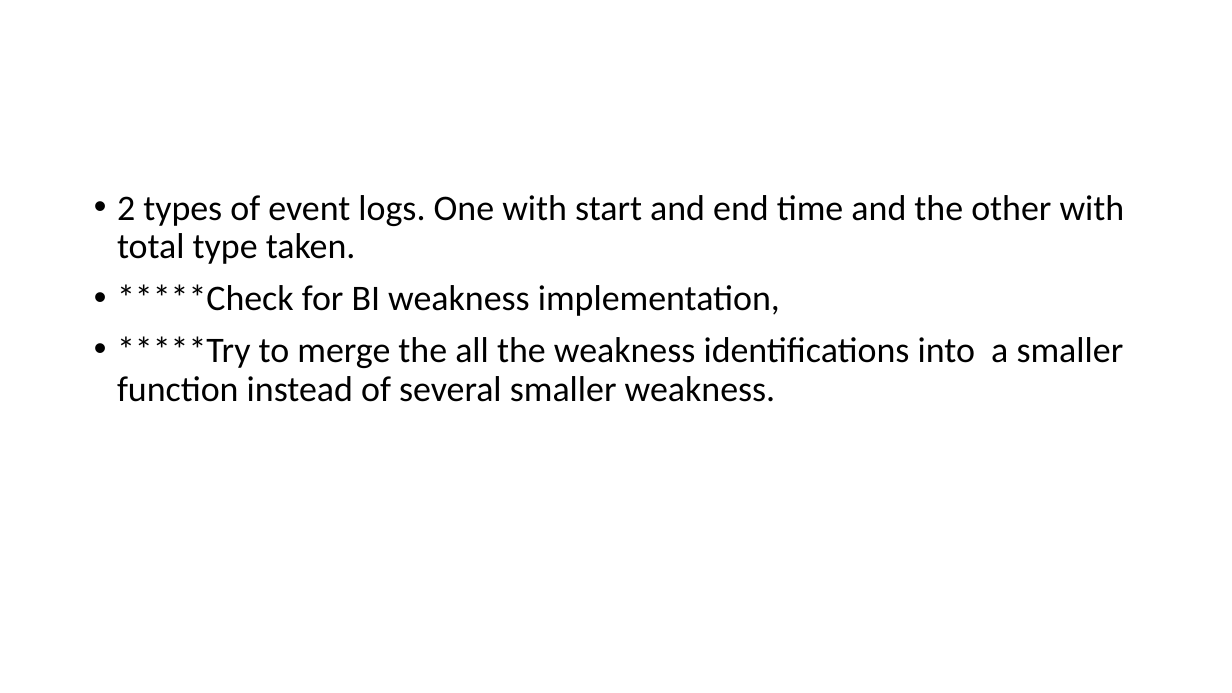
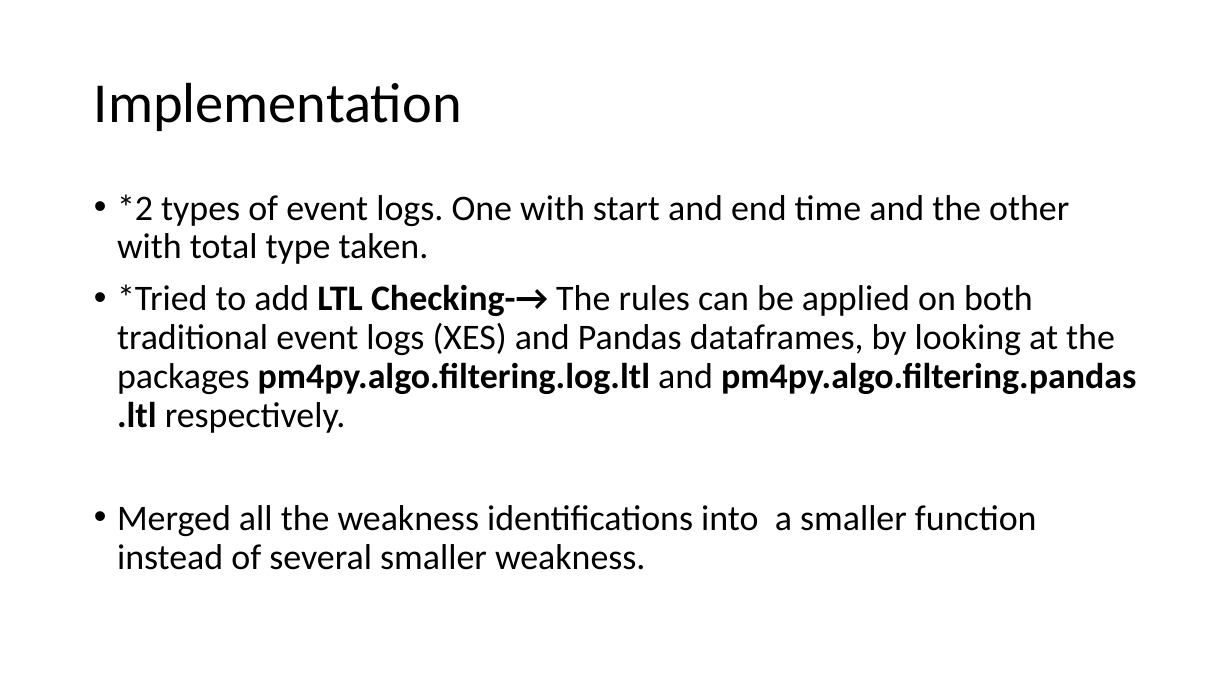
Before and after one commit to deepak-sateesh/processmining, a slide deck: slide 9 of Presentations/Presentation_9.pptx (slide 4 before the commit). Drawn at 1232x693 pixels with LibreOffice and Linux fonts; fonts in the diff are those of the drawing. Boxes give left, top, right and bottom in pixels: in the first picture for what was removed or moved away, otherwise in the second. Text is boxed around its words. In the diff, an @@ line names an element or a change of style, - is before the commit and + after.

```diff
--- a/Presentations/Presentation_9.pptx
+++ b/Presentations/Presentation_9.pptx
@@ title added at [94,82,462,131], 44 pt, text #000000 @@
+Implementation
@@ text at [117,194,1136,570]: text changed @@
-• 2 types of event logs. One with start and end time and the other with total type taken.
-• *****Check for BI weakness implementation,
-• *****Try to merge the all the weakness identifications into a smaller function instead of several smaller weakness.
+• *2 types of event logs. One with start and end time and the other with total type taken.
+• *Tried to add LTL Checking-→ The rules can be applied on both traditional event logs (XES) and Pandas dataframes, by looking at the packages pm4py.algo.filtering.log.ltl and pm4py.algo.filtering.pandas.ltl respectively.
+• Merged all the weakness identifications into a smaller function instead of several smaller weakness.
```
Also in this commit, not shown: 4 other slides changed, 4 slides added, 7 other files.
